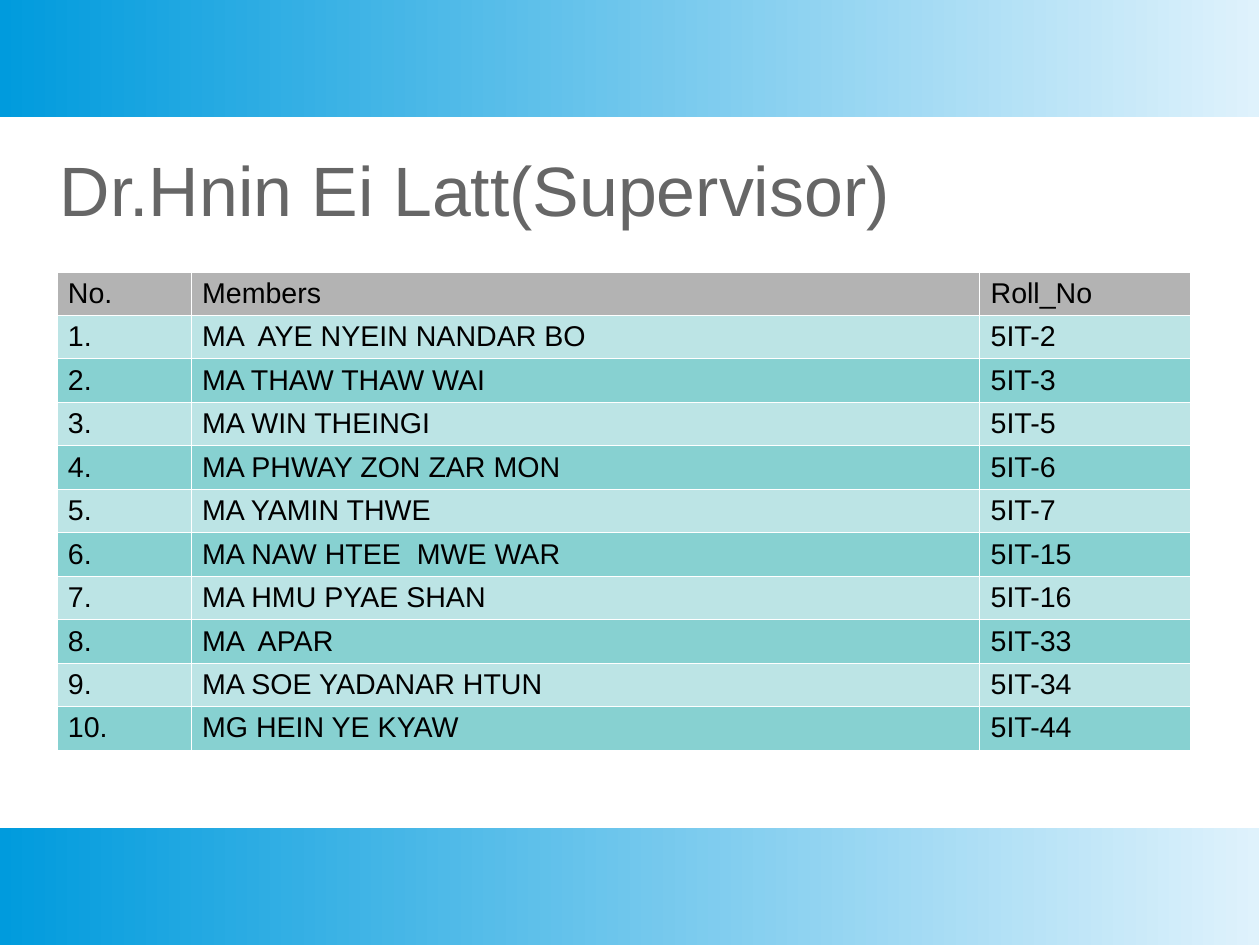
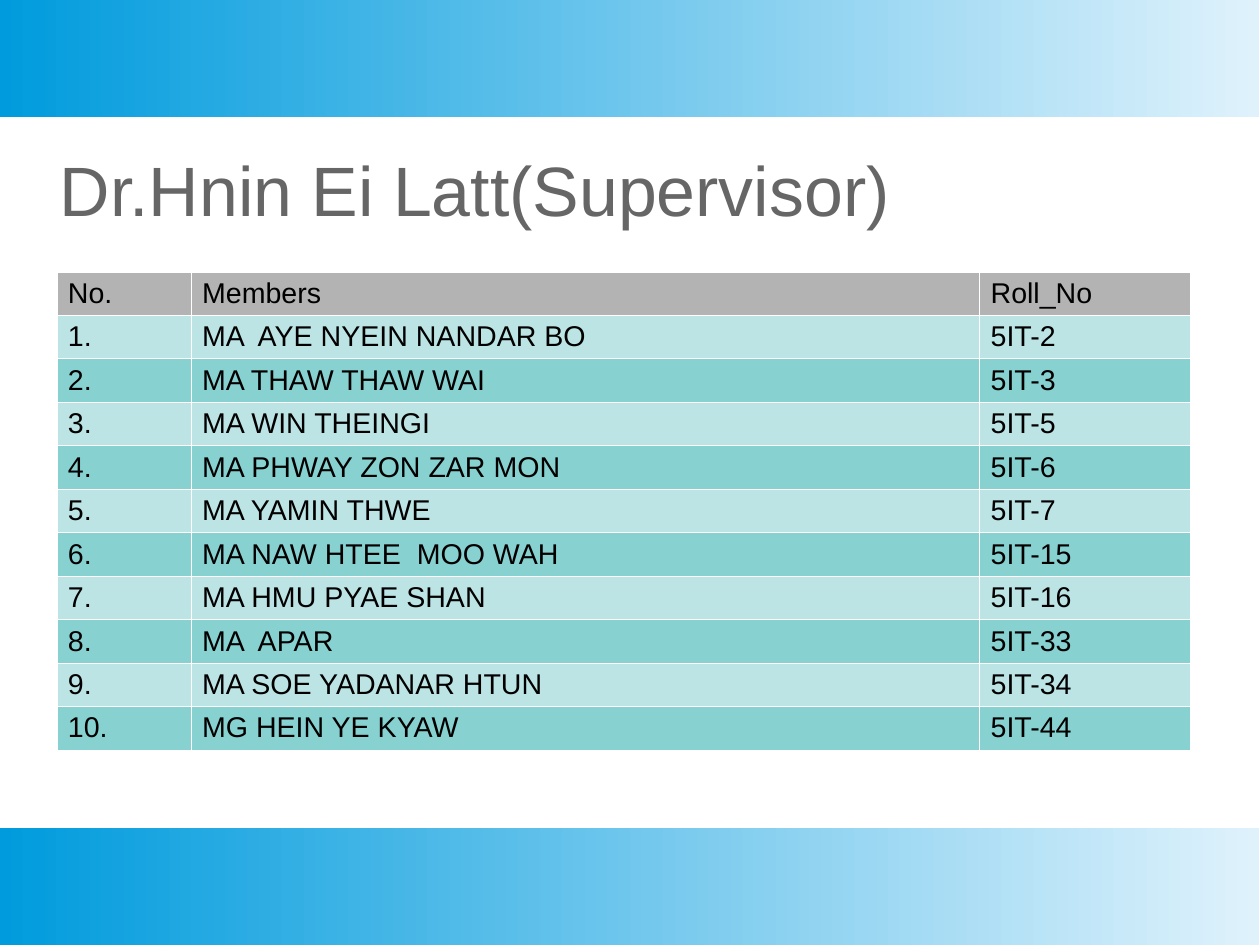
Before and after one commit to heinyekyaw/URSPPP, a slide deck: slide 2 of shout yay.pptx. Drawn at 1260x945 pixels with LibreOffice and Linux fonts; fonts in the diff are those of the drawing. Boxes give left, top, right and bottom in pixels: in the first picture for what was removed or moved away, otherwise in the second. Text is boxed around its words. In the diff, an @@ line names an element or a change of style, - is before the commit and + after.

```diff
--- a/shout yay.pptx
+++ b/shout yay.pptx
@@ table at (57,272,1191,742) @@
-row 7, column 2: MA NAW HTEE MWE WAR
+row 7, column 2: MA NAW HTEE MOO WAH
```
